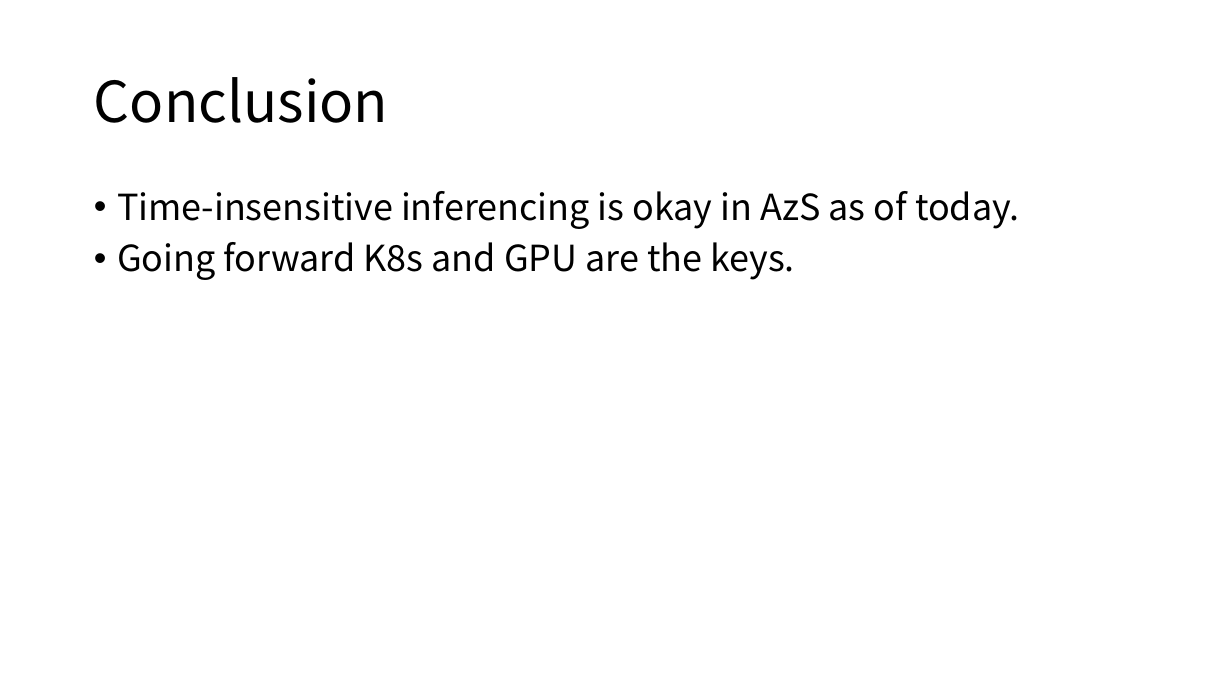
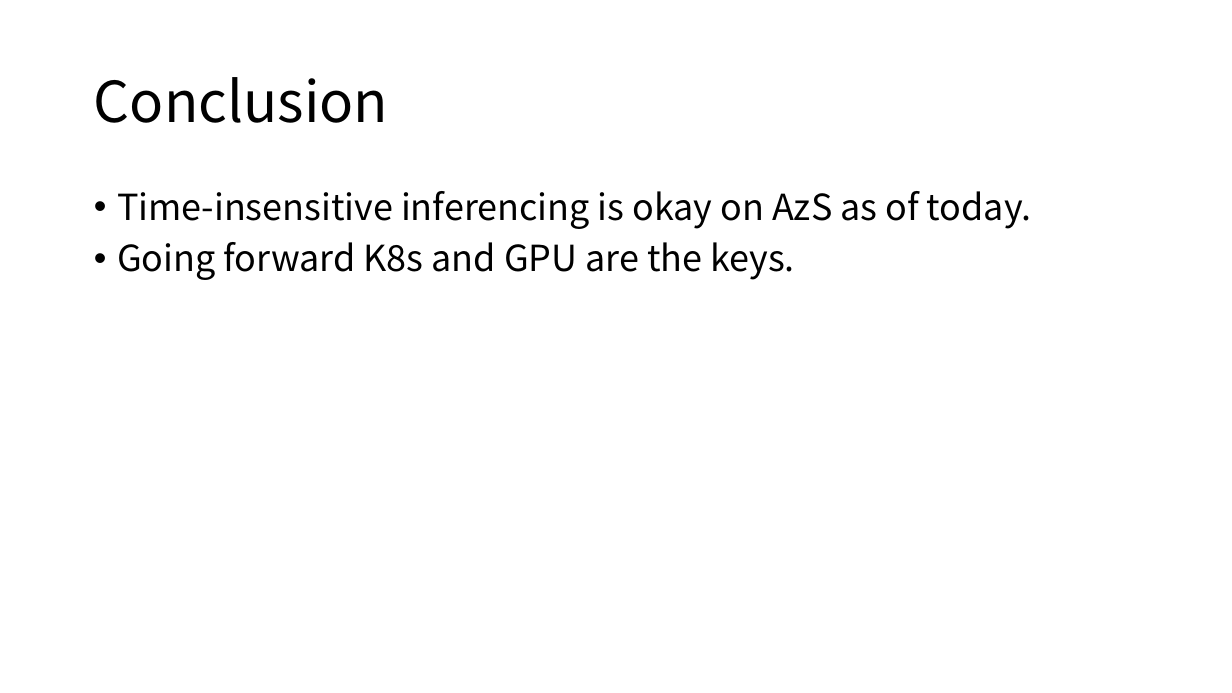
Before and after one commit to AbelHu/OpenCV_on_Raspberry_Pi, a slide deck: slide 15 of AI_exploration_and_demo.pptx (slide 10 before the commit). Drawn at 1232x693 pixels with LibreOffice and Linux fonts; fonts in the diff are those of the drawing. Boxes give left, top, right and bottom in pixels: in the first picture for what was removed or moved away, otherwise in the second. Text is boxed around its words. In the diff, an @@ line names an element or a change of style, - is before the commit and + after.

```diff
--- a/AI_exploration_and_demo.pptx
+++ b/AI_exploration_and_demo.pptx
@@ text at bbox=[117, 191, 1032, 229]: text changed @@
-• Time-insensitive inferencing is okay in AzS as of today.
+• Time-insensitive inferencing is okay on AzS as of today.
```
Also in this commit, not shown: 2 other slides changed, 5 slides added.
